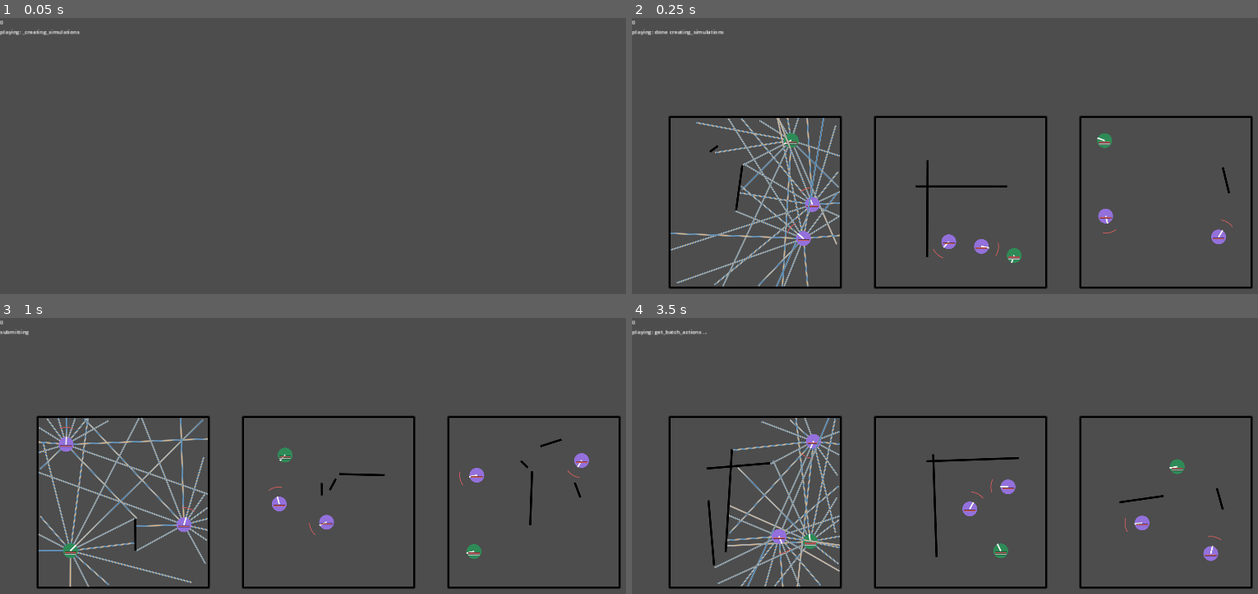
Above: before the commit, frames 1-4 (two rows, left to right).
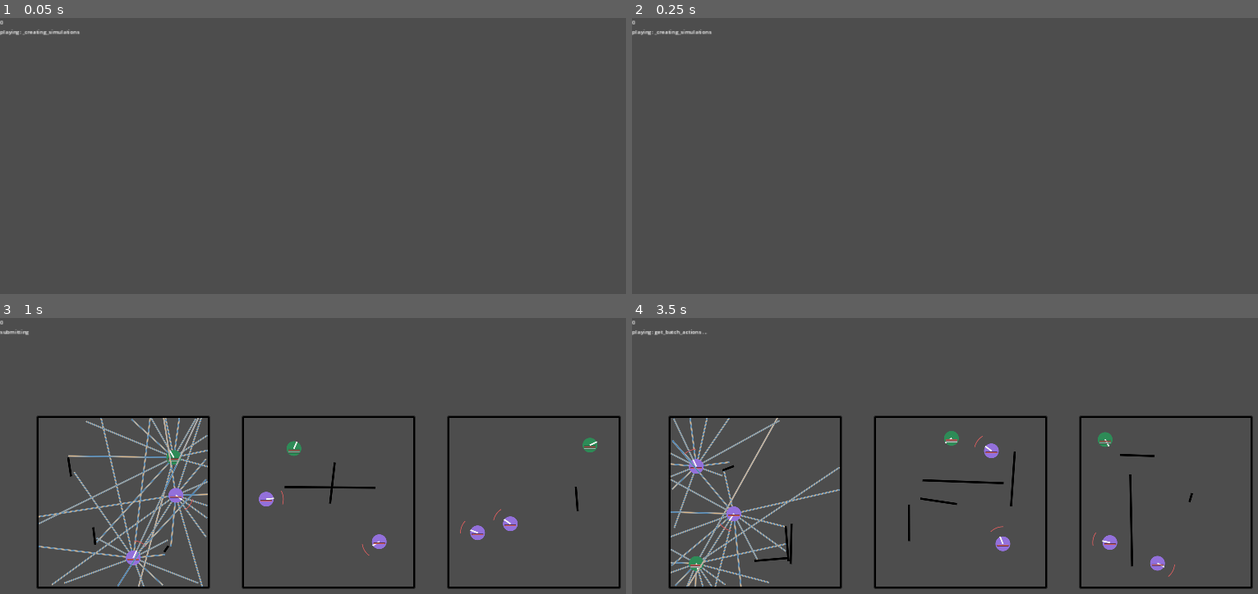
Above: after the commit, the same moments.

Repository: stokatyan/godot-ai
Game: Godot game, scene res://ZombieGame/ZEnv.tscn
Two runs of this game, one before a commit and one after it. Both use one fixed random seed, a clock stepped at 60 frames per second and the inputs below.
Inputs:
- Up to frame 1 (0.05 s): no input
- Up to frame 2 (0.25 s): no input
- Up to frame 3 (1 s): tap Enter at 0.5 s; hold D from 0.53 s (still down); tap 2 at 0.6 s; tap Space at 0.77 s
- Up to frame 4 (3.5 s): tap Space at 1.25, 1.52, 3.02 s; release D at 1.28 s; hold S 1.28-2.03 s; tap 2 at 1.35, 2.3, 3.05 s; tap Enter at 2 s; hold D 2.03-2.78 s; tap 3 at 2.1 s; hold Up from 2.78 s (still down); tap O at 2.85 s

Frame 1 is identical in both runs. In frame 2, 7.0% of the frame differs, in the area x 3-100%, y 4-99%; in frame 3, 6.9%; in frame 4, 7.0%.
Error in both runs: Cannot call method 'poll' on a null value. (res://AI/AIServerTCP.gd:40)

Commit message:
create auto checkpointing every 1k steps

Diff:
--- a/godot-ai-client/AI/AIRunner.gd
+++ b/godot-ai-client/AI/AIRunner.gd
@@ -224,7 +224,10 @@
 	env_delegate.update_status(_loop_train_count, "training")
 	for agent_name in env_delegate.get_agent_names():
 		if !is_deterministic_map.has(agent_name) or !is_deterministic_map[agent_name]:
-			_response = await _ai_tcp.train(agent_name, env_delegate.get_train_steps(agent_name), true)
+			var file_name = agent_name
+			if _loop_train_count % 1000 == 0:
+				file_name += "_" + str(_loop_train_count)
+			_response = await _ai_tcp.train(file_name, env_delegate.get_train_steps(agent_name), true)
 	_cleanup_simulations(simulations)
 	print("Done Training")
 	env_delegate.update_status(_loop_train_count, "Done Training")
--- a/godot-ai-client/ZombieGame/ZEnv.gd
+++ b/godot-ai-client/ZombieGame/ZEnv.gd
@@ -95,10 +95,10 @@
 	return ZSimulation.new() as ZSimulation
 
 func get_simulation_count() -> int:
-	return 20
+	return 25
 
 func get_steps_in_round() -> int:
-	return 100
+	return 90
 
 func get_state_dim(_agent_name: String) -> int:
 	if _agent_name == _example_sim.agent_names[0]:
@@ -125,7 +125,7 @@
 	return 200
 
 func get_train_steps(_agent_name: String) -> int:
-	return 100
+	return 90
 
 func _draw_simulation(s: ZSimulation, offset: Vector2, sim_index: int):
 	if s._is_cleaned:
